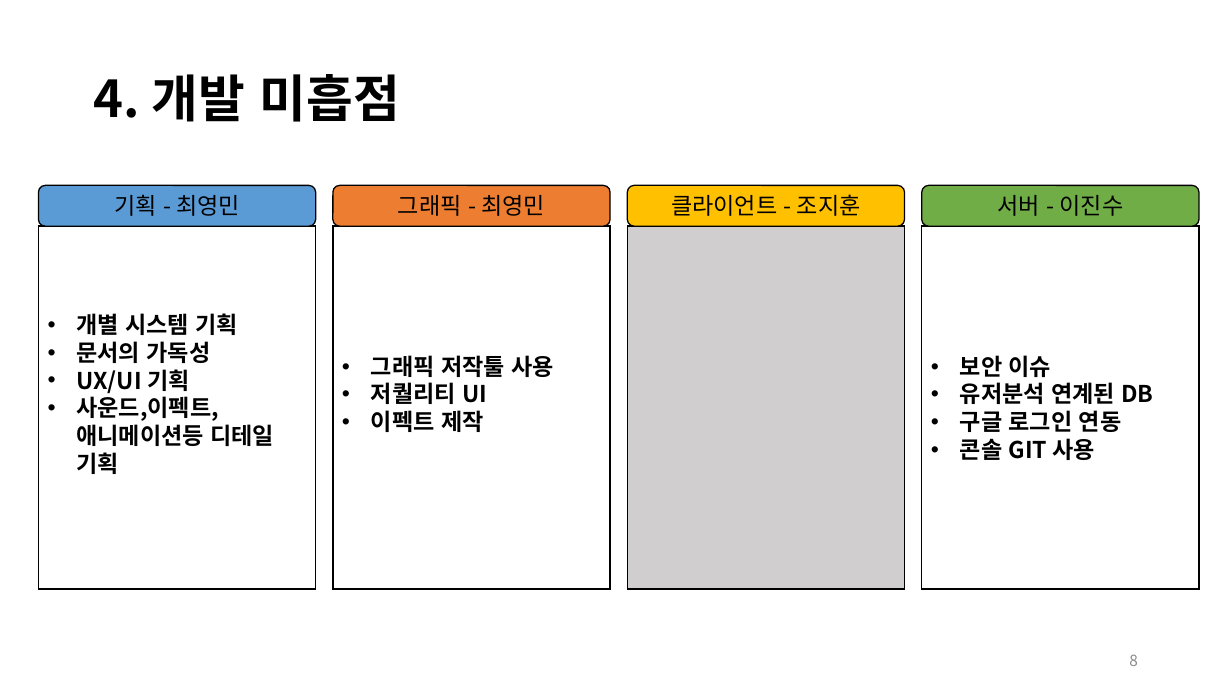
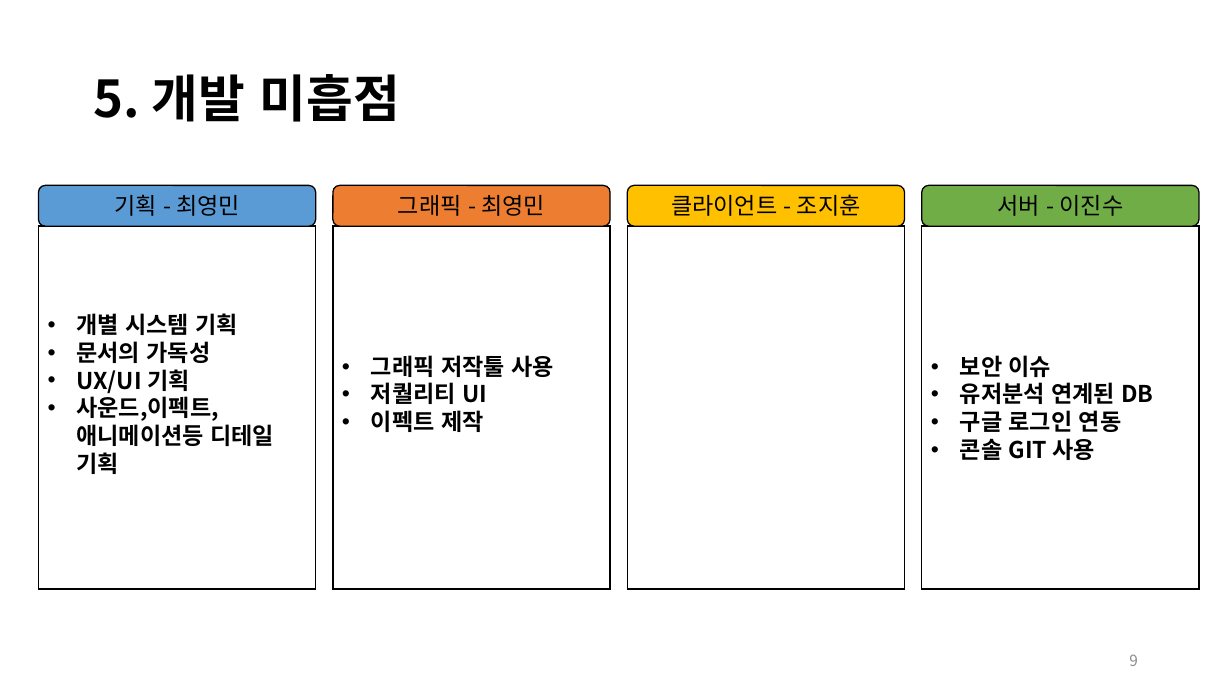
Before and after one commit to JinsooLee-Testing/aww, a slide deck: slide 9 of 기획문서/중간발표/Aww_중간발표.pptx (slide 8 before the commit). Drawn at 1232x693 pixels with LibreOffice and Linux fonts; fonts in the diff are those of the drawing; background and template pictures are left out. Boxes give left, top, right and bottom in pixels: in the first picture for what was removed or moved away, otherwise in the second. Text is boxed around its words. In the diff, an @@ line names an element or a change of style, - is before the commit and + after.

```diff
--- a/기획문서/중간발표/Aww_중간발표.pptx
+++ b/기획문서/중간발표/Aww_중간발표.pptx
@@ title at bbox=[94, 74, 400, 122]: text changed @@
-4. 개발 미흡점
+5. 개발 미흡점
@@ rectangle at bbox=[628, 226, 905, 590]: fill #D0CECE to #FFFFFF @@
@@ page number at bbox=[1129, 654, 1138, 666]: text changed @@
-8
+9
```
Also in this commit, not shown: 8 other slides changed, 2 slides added, 1 other file.
